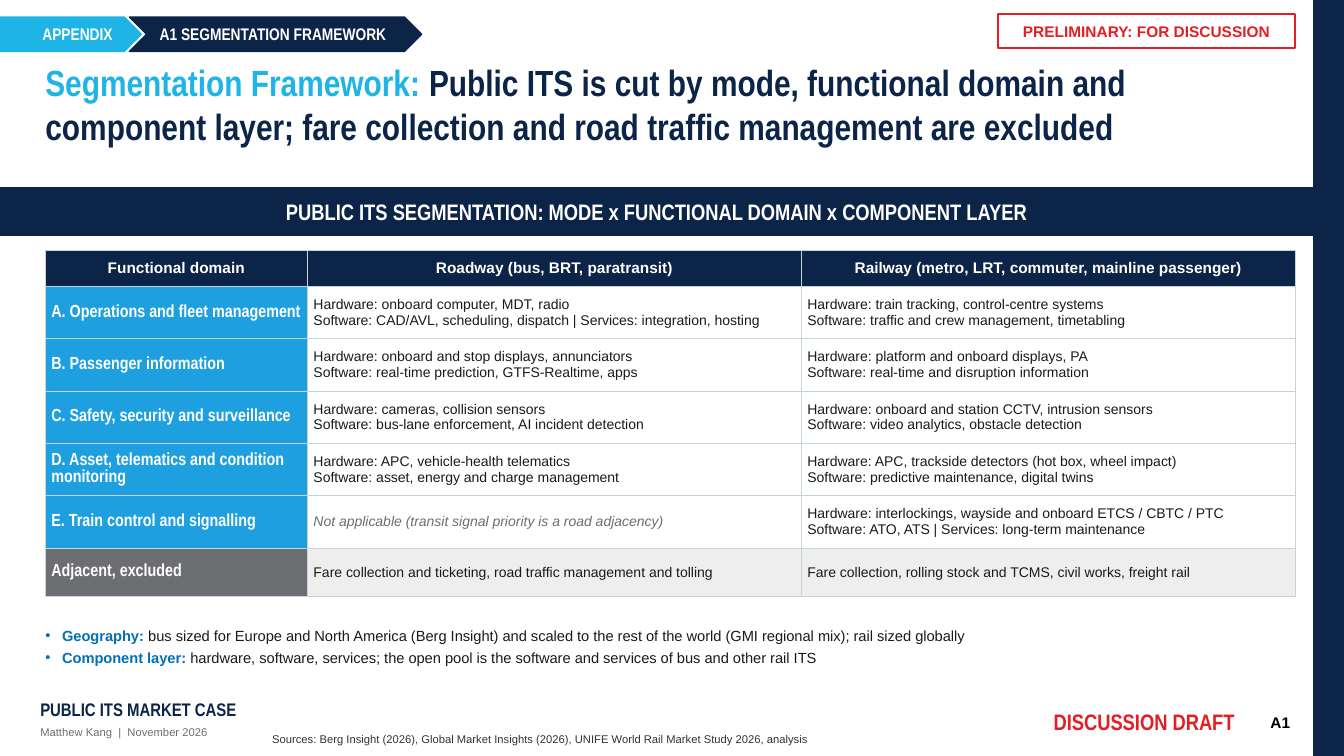
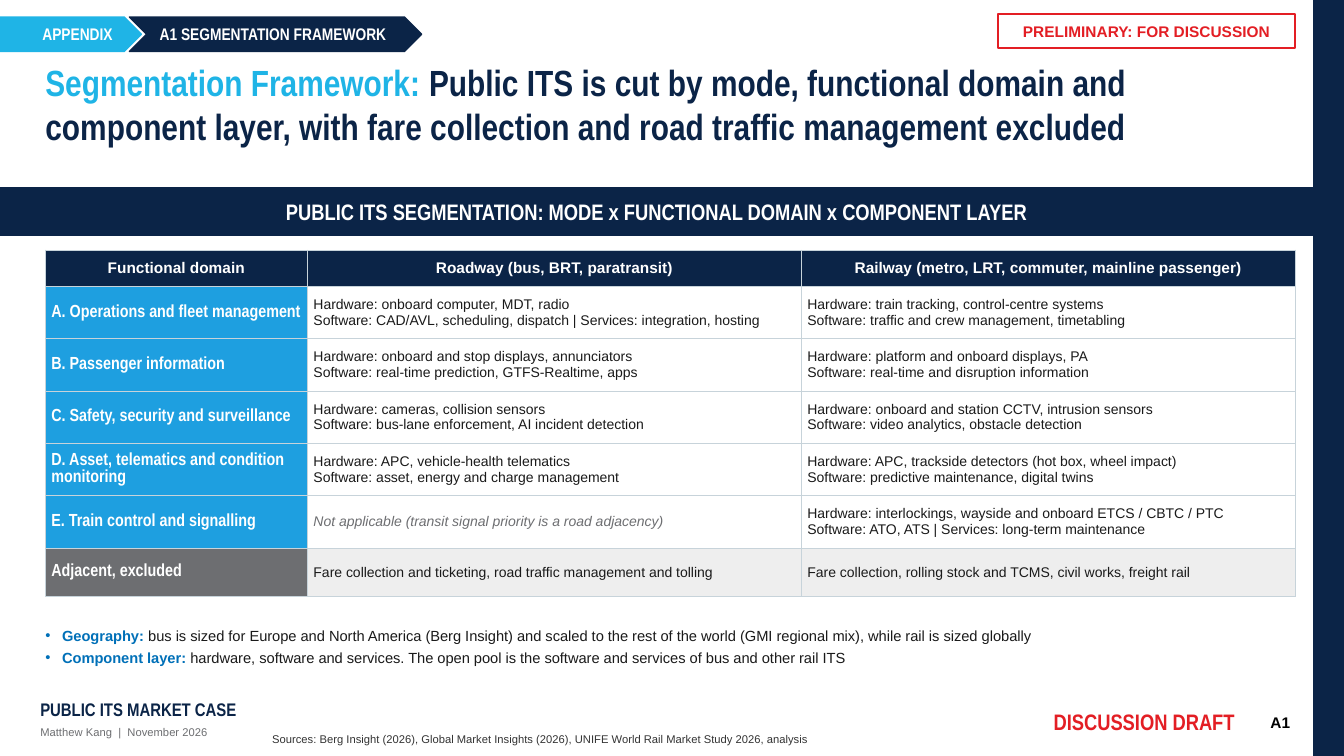
Before and after one commit to matthewkang858/Project-2-, a slide deck: slide 2 of its-market-case/deck/Public_ITS_Market_Case_Appendix.pptx. Drawn at 1344x756 pixels with LibreOffice and Linux fonts; fonts in the diff are those of the drawing. Boxes give left, top, right and bottom in pixels: in the first picture for what was removed or moved away, otherwise in the second. Text is boxed around its words. In the diff, an @@ line names an element or a change of style, - is before the commit and + after.

```diff
--- a/its-market-case/deck/Public_ITS_Market_Case_Appendix.pptx
+++ b/its-market-case/deck/Public_ITS_Market_Case_Appendix.pptx
@@ title at <box>45,69,1126,147</box>: text changed @@
-Segmentation Framework: Public ITS is cut by mode, functional domain and component layer; fare collection and road traffic management are excluded
+Segmentation Framework: Public ITS is cut by mode, functional domain and component layer, with fare collection and road traffic management excluded
@@ text at <box>62,630,1031,666</box>: text changed @@
-• Geography: bus sized for Europe and North America (Berg Insight) and scaled to the rest of the world (GMI regional mix); rail sized globally
-• Component layer: hardware, software, services; the open pool is the software and services of bus and other rail ITS
+• Geography: bus is sized for Europe and North America (Berg Insight) and scaled to the rest of the world (GMI regional mix), while rail is sized globally
+• Component layer: hardware, software and services. The open pool is the software and services of bus and other rail ITS
```
Also in this commit, not shown: 5 other slides changed, 3 other files.
